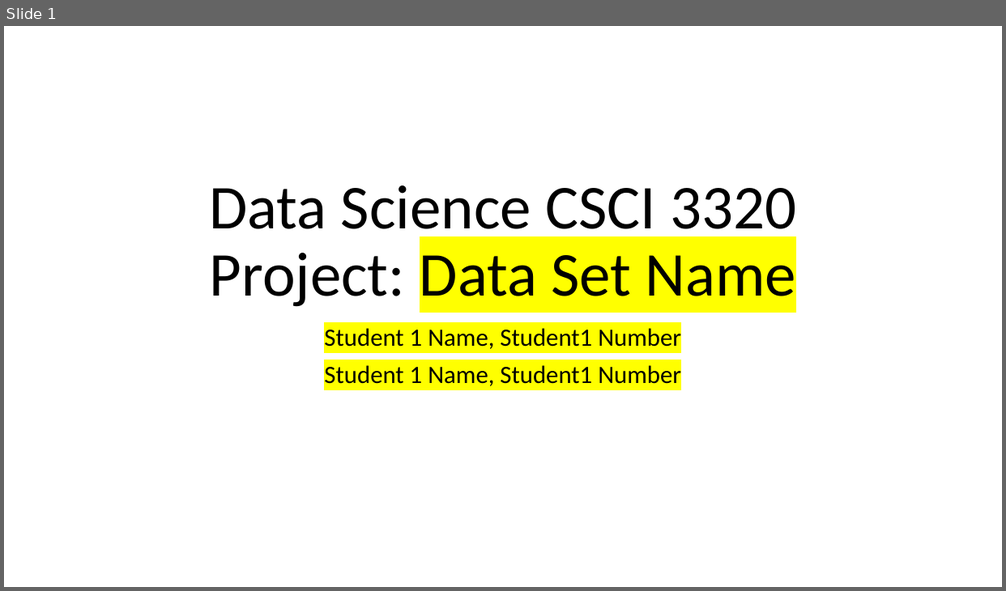
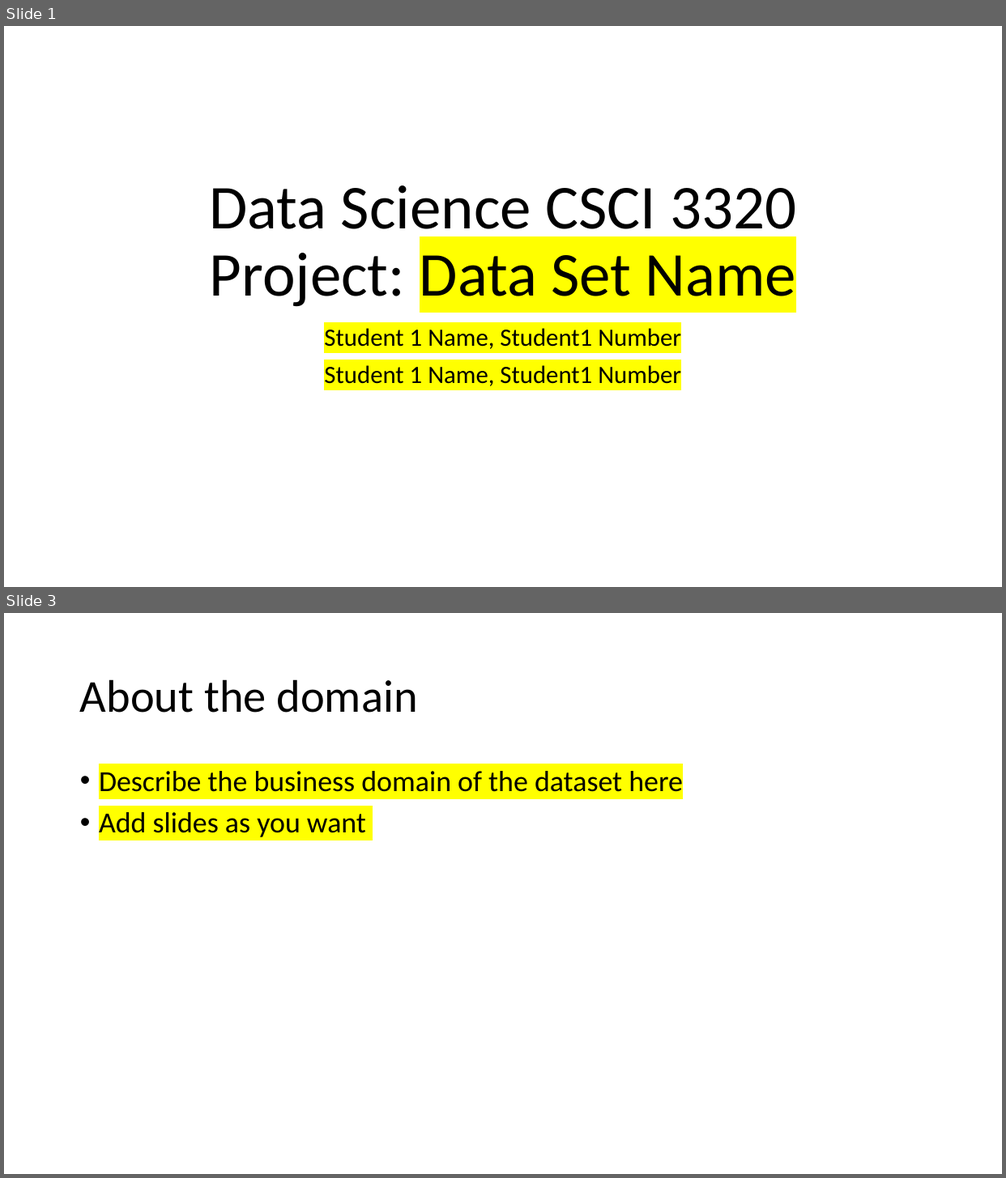
Before and after one commit to motazsaad/Data-Science-CSCI-3320, a slide deck: Project Presentation Template.pptx. Shown one above the other, each under a label of ours: slide 1 before the commit, slides 1 and 3 after it; the slides between them are not shown. The pictures are 1006x591 and 1006x1178 pixels, drawn with LibreOffice and Linux fonts; fonts in the diff are those of the drawing. Boxes give left, top, right and bottom in pixels: in the first picture for what was removed or moved away, otherwise in the second. Text is boxed around its words. In the diff, an @@ line names an element or a change of style, - is before the commit and + after.

```diff
--- a/Project Presentation Template.pptx
+++ b/Project Presentation Template.pptx
@@ slide 3 added at (4, 613, 1002, 1174), background #FFFFFF @@
@@ title added at (80, 679, 418, 713), 44 pt, text #000000 @@
+About the domain
@@ text added at (99, 771, 683, 837), 28 pt, text #000000 @@
+• Describe the business domain of the dataset here
+• Add slides as you want
```
Also in this commit, not shown: 11 other slides added.
